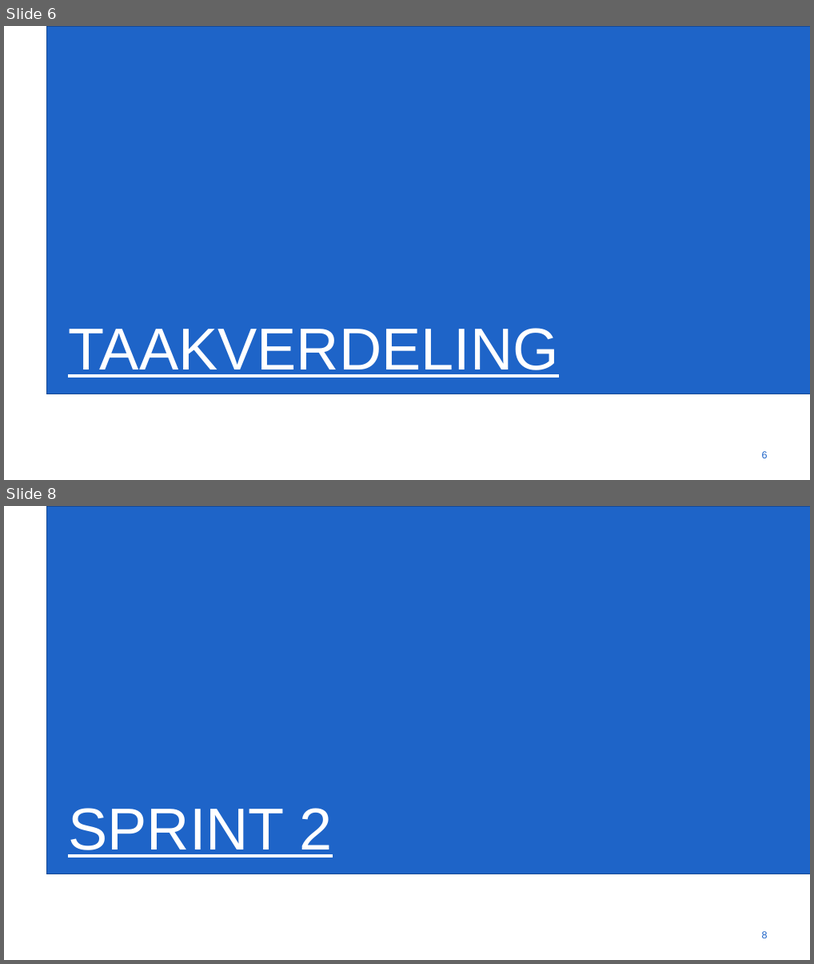
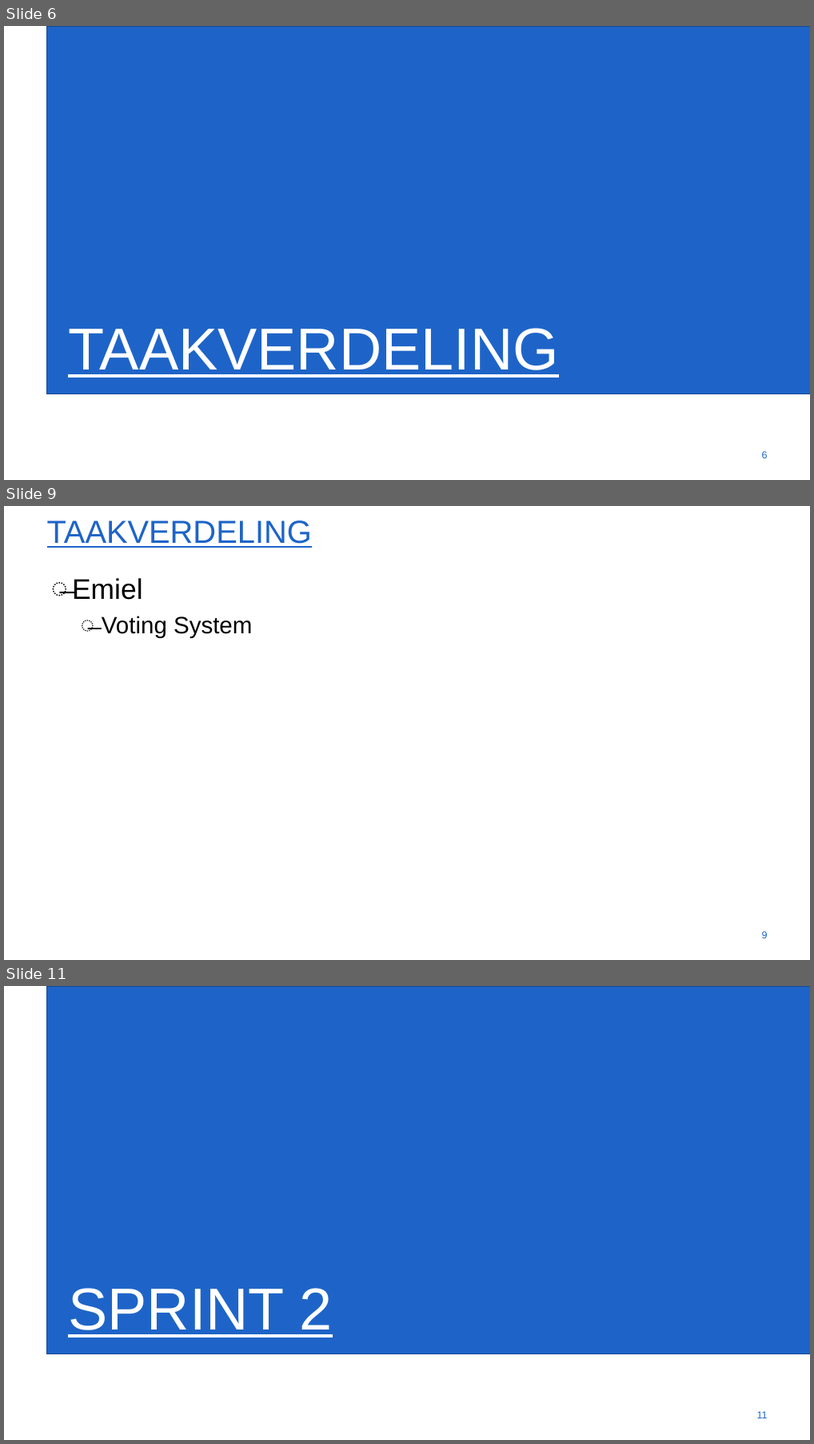
Before and after one commit to gartangh/Software-Development-Project, a slide deck: Sprint_1.pptx. Shown one above the other, each under a label of ours: slides 6 and 8 before the commit, slides 6, 9 and 11 after it; the slides between them are not shown. The pictures are 814x964 and 814x1444 pixels, drawn with LibreOffice and Linux fonts; fonts in the diff are those of the drawing; background and template pictures are left out. Boxes give left, top, right and bottom in pixels: in the first picture for what was removed or moved away, otherwise in the second. Text is boxed around its words. In the diff, an @@ line names an element or a change of style, - is before the commit and + after.

```diff
--- a/Sprint_1.pptx
+++ b/Sprint_1.pptx
@@ slide 9 added at (x1=4, y1=506, x2=810, y2=960), background #FFFFFF @@
@@ title added at (x1=47, y1=520, x2=312, y2=548), 54 pt, text #1E64C8, underline @@
+TAAKVERDELING
@@ text added at (x1=72, y1=578, x2=252, y2=638), 40 pt, text #000000 @@
+̶ Emiel
+  ̶ Voting System
@@ page number added at (x1=762, y1=931, x2=768, y2=938), 17.1 pt, text #1E64C8 @@
+9
@@ what was slide 8 is now slide 11 @@
@@ page number at (x1=758, y1=1411, x2=768, y2=1418): text changed @@
-8
+11
```
Also in this commit, not shown: 3 slides changed, 2 other slides added.
